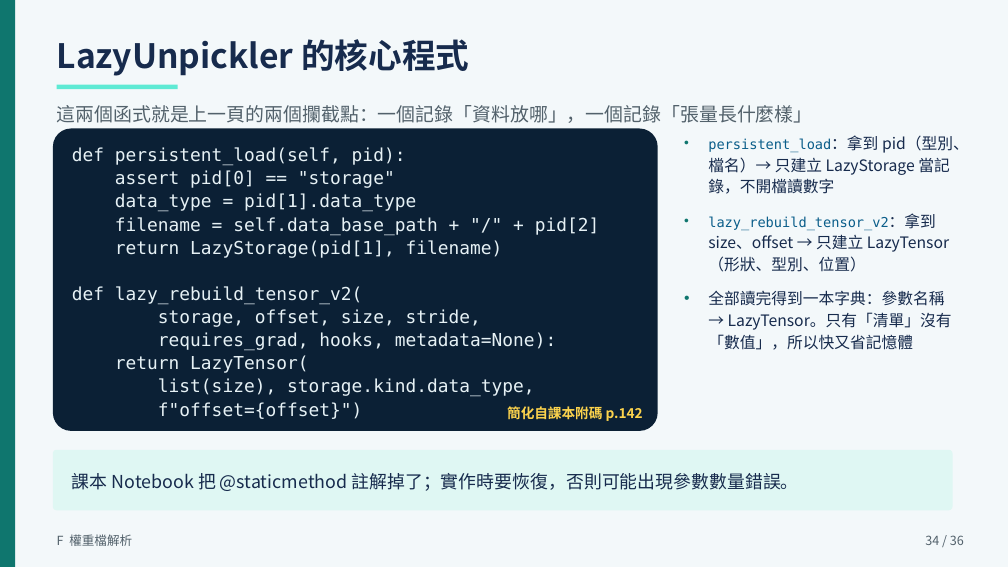
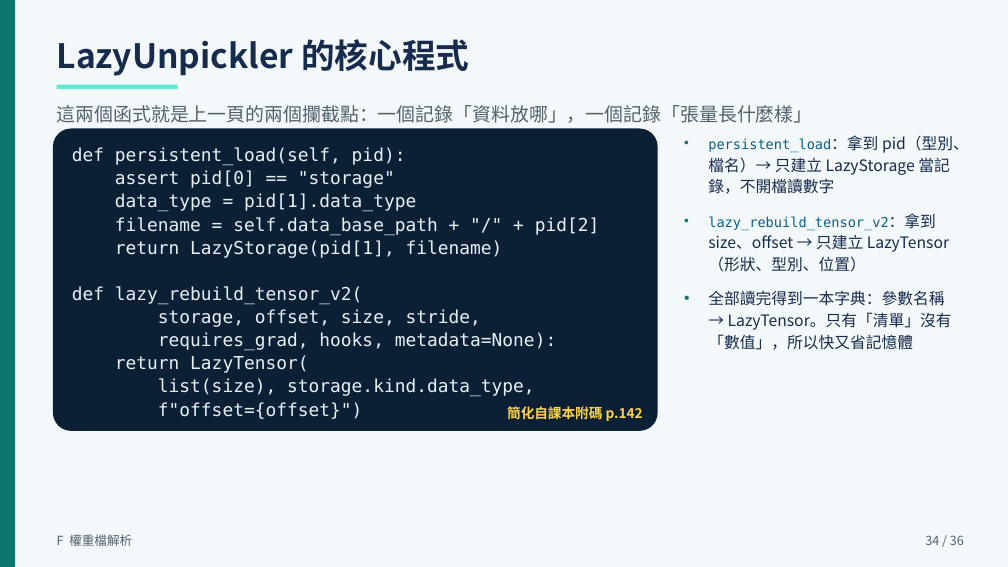
Before and after one commit to Janice0720/personal-project, a slide deck: slide 34 of school-notes/machine-learning-and-decisions/資研二甲_黃子甄_機器學習第五章簡報_v3.pptx. Drawn at 1008x567 pixels with LibreOffice and Linux fonts; fonts in the diff are those of the drawing. Boxes give left, top, right and bottom in pixels: in the first picture for what was removed or moved away, otherwise in the second. Text is boxed around its words. In the diff, an @@ line names an element or a change of style, - is before the commit and + after.

```diff
--- a/school-notes/machine-learning-and-decisions/資研二甲_黃子甄_機器學習第五章簡報_v3.pptx
+++ b/school-notes/machine-learning-and-decisions/資研二甲_黃子甄_機器學習第五章簡報_v3.pptx
@@ rounded rectangle removed at <box>53,450,953,510</box> @@
@@ text removed at <box>72,473,799,491</box> @@
-課本 Notebook 把 @staticmethod 註解掉了；實作時要恢復，否則可能出現參數數量錯誤。
```
Also in this commit, not shown: 3 other slides changed, 4 other files.
